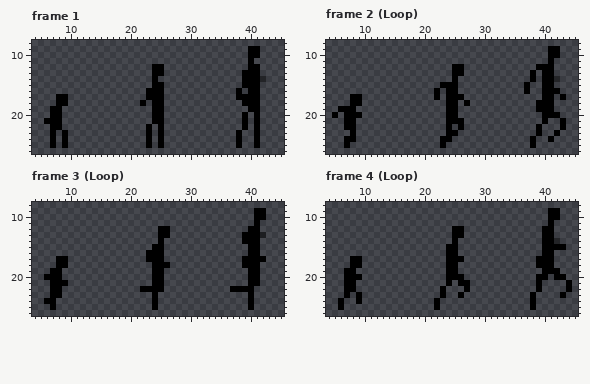
One commit to this pixel-art file: art/peeps/f.E.ase. The first picture shows the starting point.
64x32 pixels, 5 frames. Shown: frame 1: x 4..45, y 8..26; frame 2 (Loop): x 4..45, y 8..26; frame 3 (Loop): x 4..45, y 8..26; frame 4 (Loop): x 4..45, y 8..26. The commit also changed other frames, which this record leaves out.
After:
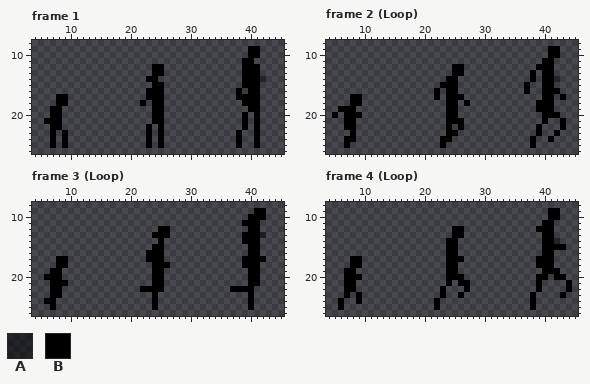
Palette (. is transparent): A #00000080  B #000000
From old to new:
layer "hair" now shown
--- frame 1, layer "hair"
@@ x 21..41 @@
 10 ...................BB
-11 ...................B.
-12 ...BB..............BB
+11 ..................BB.
+12 ...BB.............BBB
 13 ...BB.............BBB
-14 ...B..............BBB
+14 ..BB..............BBB
 15 ...BB.............BBB
--- frame 2 (Loop), layer "hair"
@@ x 22..42 @@
 10 ...................BB
-11 ...................B.
+11 ..................BB.
 12 ...BB............BBB.
 13 ...BB...........B.BB.
-14 ...B............B.BBA
+14 ..BB............B.BBA
 15 .BBB...........B..BB.
--- frame 3 (Loop), layer "hair"
@@ x 22..42 @@
  9 ...................BB
-10 ...................BB
-11 ...................B.
+10 ..................BBB
+11 .................BBB.
 12 ...BB.............BB.
-13 ...BB............BBBA
+13 ..BBB............BBBA
 14 ...B.............BBB.
--- frame 4 (Loop), layer "hair"
@@ x 22..42 @@
 10 ...................BB
-11 ...................B.
-12 ...BB.............BB.
+11 ..................BB.
+12 ...BB............BBB.
 13 ...BB.............BB.
-14 ...B..............BBA
+14 ..BB..............BBA
 15 ..BB..............BBB
Boxes around the changes in both pictures, in picture pixels (x1, y1, x2, y2):
added: (242, 58, 248, 70)
added: (146, 76, 152, 82)
added: (542, 58, 548, 64)
added: (446, 76, 452, 82)
added: (242, 214, 254, 226)
added: (152, 232, 158, 238)
added: (536, 220, 548, 232)
added: (446, 238, 452, 244)
